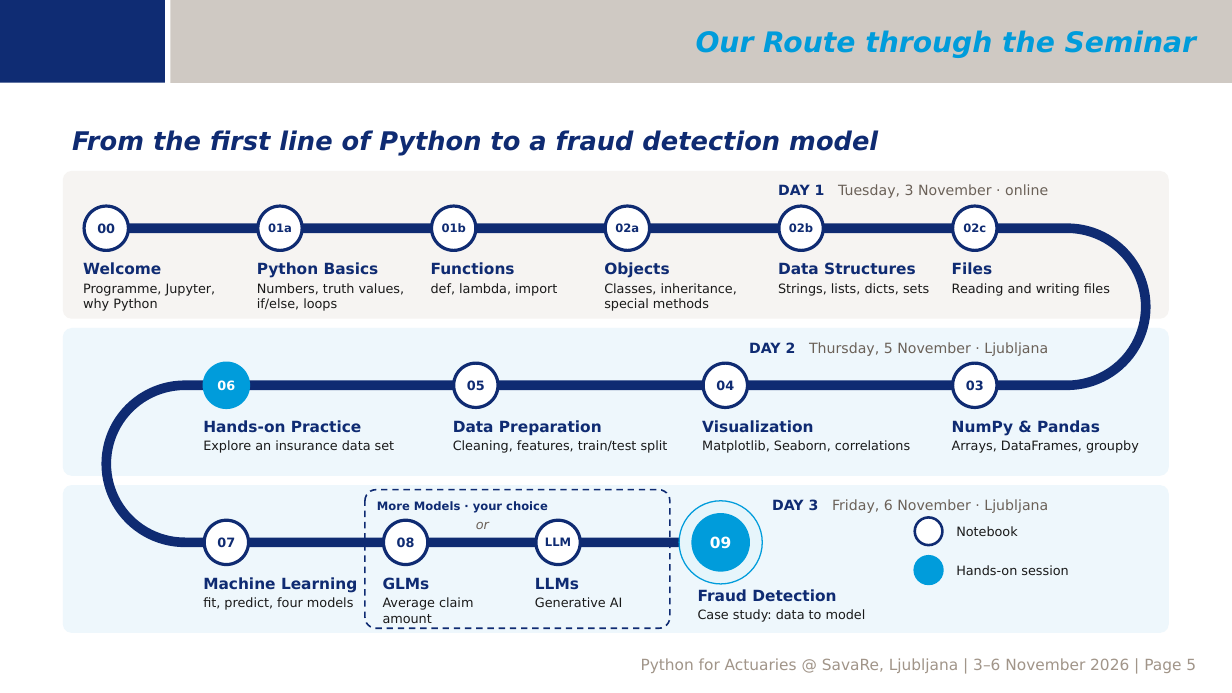
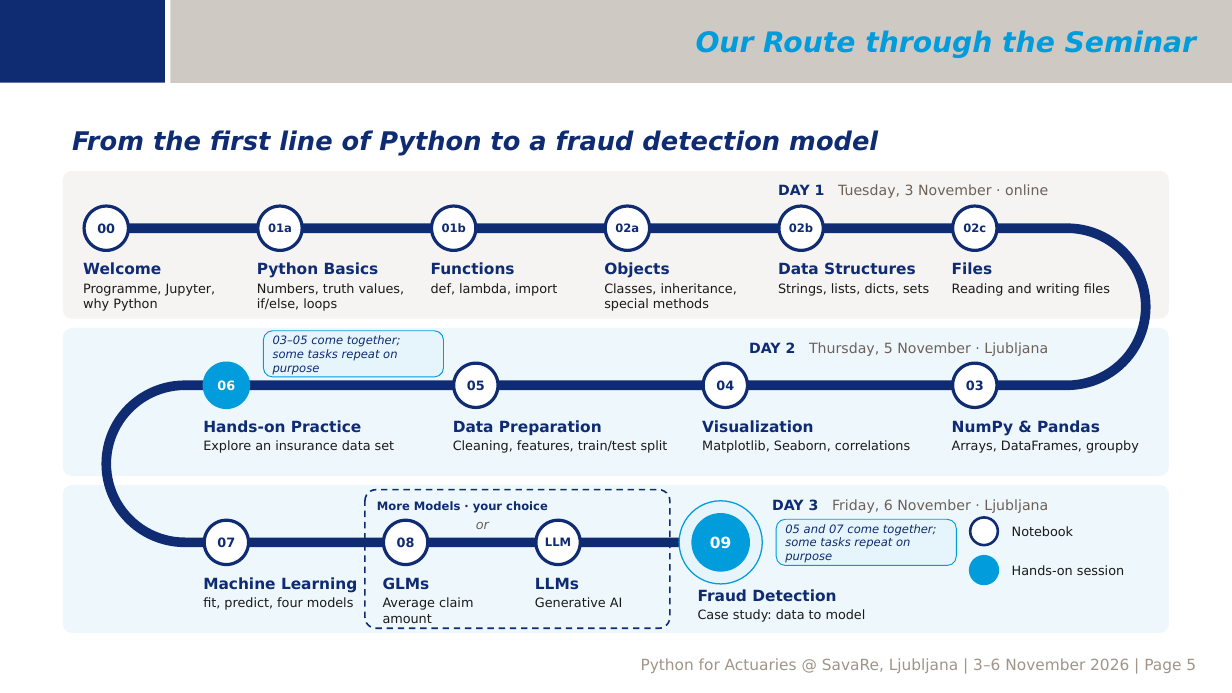
Before and after one commit to ktnspr/py4lju, a slide deck: slide 5 of 00_seminar_intro.pptx. Drawn at 1232x693 pixels with LibreOffice and Linux fonts; fonts in the diff are those of the drawing; background and template pictures are left out. Boxes give left, top, right and bottom in pixels: in the first picture for what was removed or moved away, otherwise in the second. Text is boxed around its words. In the diff, an @@ line names an element or a change of style, - is before the commit and + after.

```diff
--- a/00_seminar_intro.pptx
+++ b/00_seminar_intro.pptx
@@ rounded rectangle added at [263, 331, 444, 377], fill #E6F5FB, outline #009CDB 0.75 pt, 9 pt, text #0F2B72, italic @@
+03–05 come together; some tasks repeat on purpose
@@ rounded rectangle added at [776, 519, 957, 566], fill #E6F5FB, outline #009CDB 0.75 pt, 9 pt, text #0F2B72, italic @@
+05 and 07 come together; some tasks repeat on purpose
@@ 2 texts, 2 ellipses: place and size @@
-2 texts, 2 ellipses at [915, 518, 1068, 584]
+2 texts, 2 ellipses at [970, 518, 1124, 584]
```
Also in this commit, not shown: 4 other slides changed, 18 other files.
